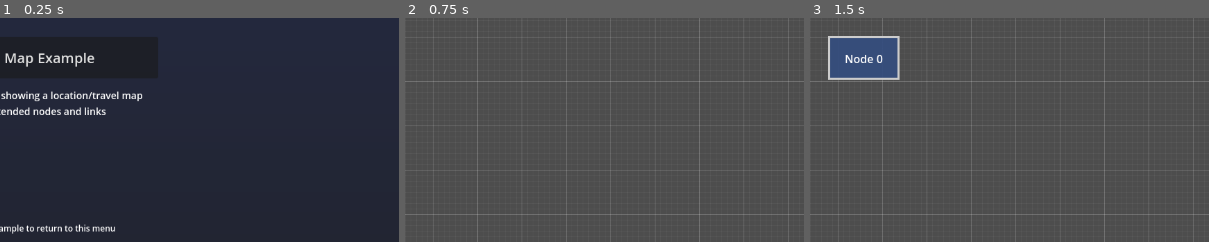
Above: before the commit, frames 1-3 (left to right).
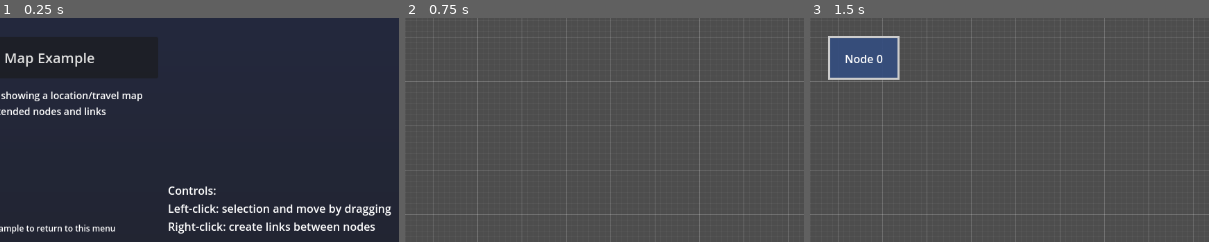
Above: after the commit, the same moments.

Repository: tehelka-gamedev/godot-custom-graph-editor
Game: Godot game, scene res://demo_menu.tscn
Same seed, same stepped clock (60 frames per second), same inputs: the game is played once before the commit and once after it.
Inputs:
- Up to frame 1 (0.25 s): no input
- Up to frame 2 (0.75 s): click "Minimal Example" at 0.5 s
- Up to frame 3 (1.5 s): click "Add Node" at 1.25 s
The pictures show only the part of the screen within x 48-97%, y 46-96%; the shares and areas given below are measured in that part.

The runs differ from the first frame. In frame 1, 2.7% of the frame differs, in the area x 42-98%, y 75-97%; in frame 2, nothing differs; in frame 3, nothing differs.

Commit message:
Add controls on demo scene

Diff:
--- a/demo_menu.tscn
+++ b/demo_menu.tscn
@@ -104,6 +104,14 @@
 text = "Press ESC in any example to return to this menu"
 horizontal_alignment = 1
 
+[node name="LabelControls" type="Label" parent="DemoSelectorContainer/DemoSelectorContent"]
+layout_mode = 2
+size_flags_horizontal = 8
+size_flags_vertical = 8
+text = "Controls:
+Left-click: selection and move by dragging
+Right-click: create links between nodes"
+
 [node name="DemoModeESCPanel" type="PanelContainer" parent="."]
 unique_name_in_owner = true
 layout_mode = 0
